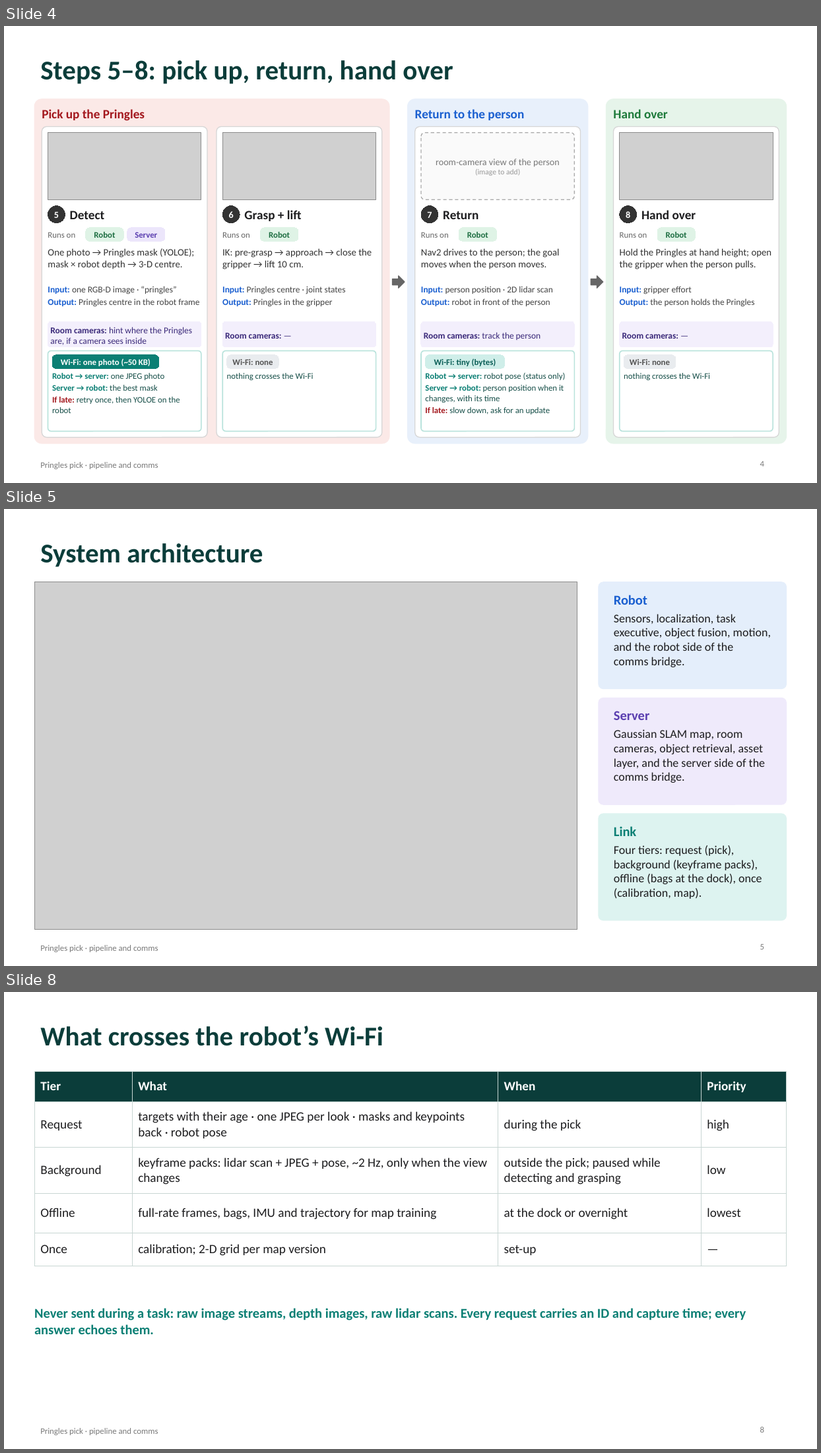
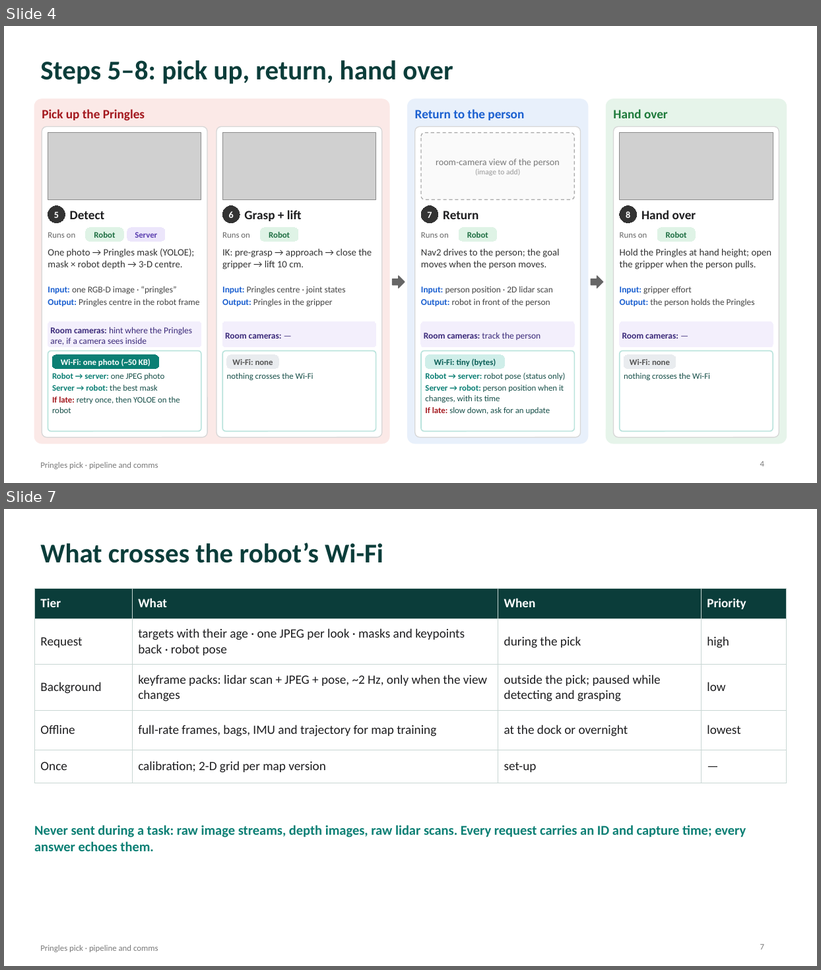
Before and after one commit to jorichee14/Others, a slide deck: value_scheduling/docs/Pringles_Pipeline_Architecture.pptx. Shown one above the other, each under a label of ours: slides 4, 5 and 8 before the commit, slides 4 and 7 after it; the slides between them are not shown. The pictures are 821x1453 and 821x970 pixels, drawn with LibreOffice and Linux fonts; fonts in the diff are those of the drawing; grey boxes stand for pictures. Boxes give left, top, right and bottom in pixels: in the first picture for what was removed or moved away, otherwise in the second. Text is boxed around its words. In the diff, an @@ line names an element or a change of style, - is before the commit and + after.

```diff
--- a/value_scheduling/docs/Pringles_Pipeline_Architecture.pptx
+++ b/value_scheduling/docs/Pringles_Pipeline_Architecture.pptx
@@ slide 5 removed at [4,509,817,966], background #FFFFFF; not listed: 1 template element that a slide beside it also shows @@
@@ title removed at [40,543,263,567] @@
-System architecture
@@ picture removed at [34,582,578,930] @@
@@ rounded rectangle removed at [599,582,787,689] @@
@@ text removed at [614,595,771,667] @@
-Robot
-Sensors, localization, task executive, object fusion, motion, and the robot side of the comms bridge.
@@ rounded rectangle removed at [599,698,787,805] @@
@@ text removed at [614,711,765,783] @@
-Server
-Gaussian SLAM map, room cameras, object retrieval, asset layer, and the server side of the comms bridge.
@@ rounded rectangle removed at [599,814,787,921] @@
@@ text removed at [614,826,762,899] @@
-Link
-Four tiers: request (pick), background (keyframe packs), offline (bags at the dock), once (calibration, map).
@@ page number removed at [760,945,764,950] @@
-5
@@ what was slide 8 is now slide 7 @@
@@ page number at [760,945,764,950]: text changed @@
-8
+7
```
Also in this commit, not shown: 2 slides added, 2 other slides removed, 1 other file.
